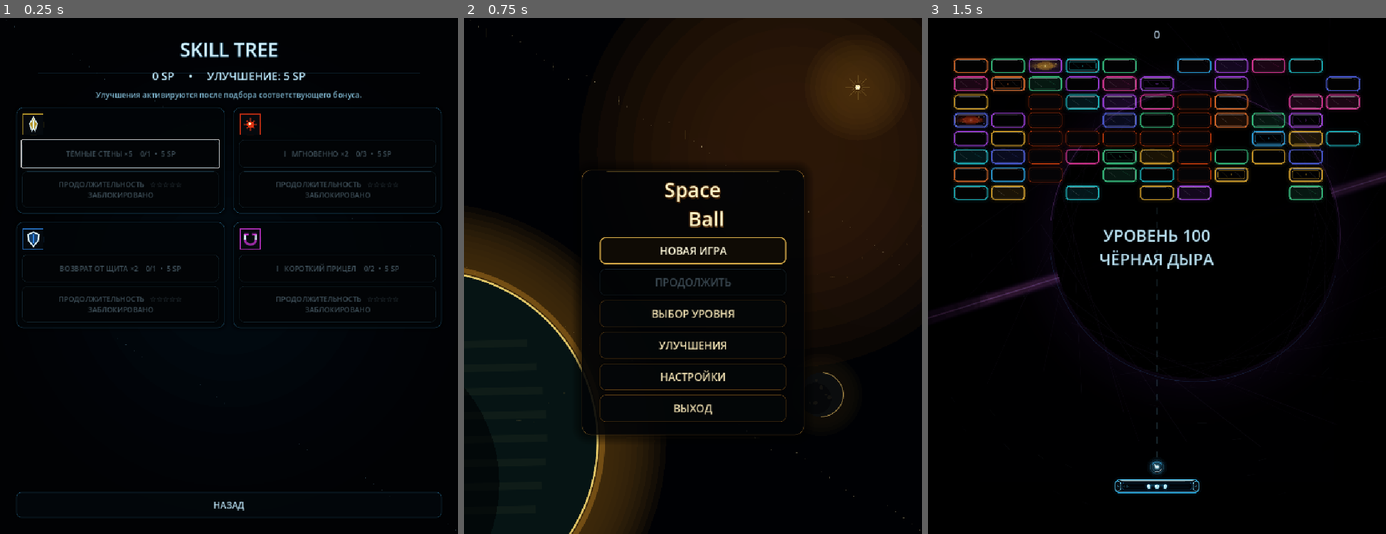
Above: before the commit, frames 1-3 (left to right).
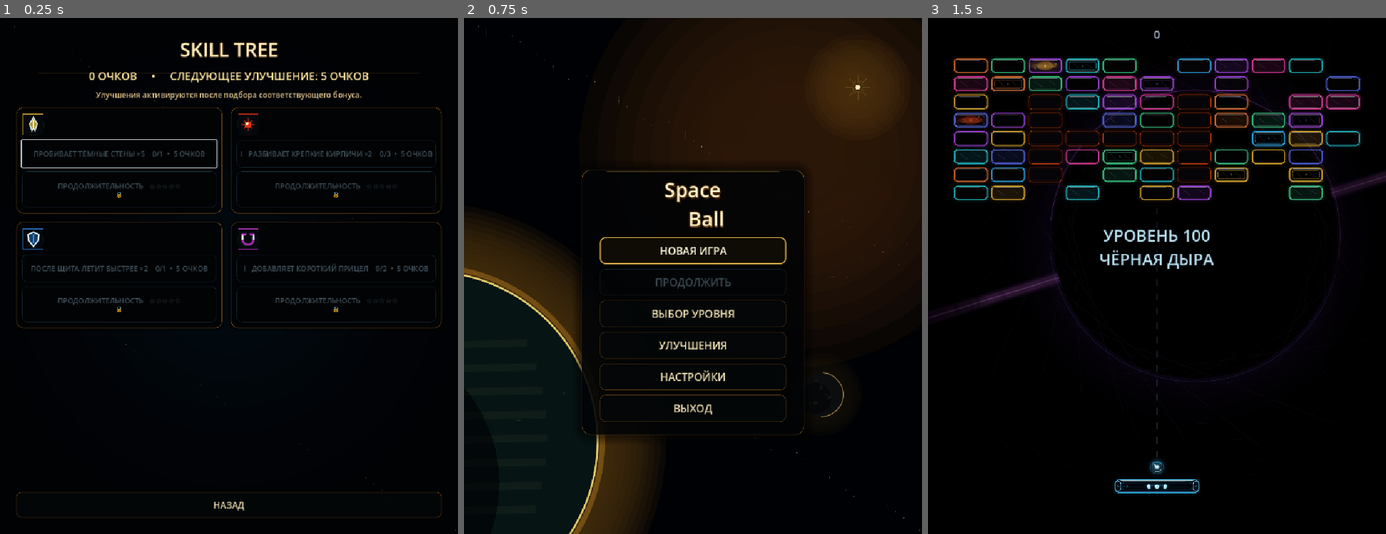
Above: after the commit, the same moments.

Repository: Ardarik421/arkanoid
Game: Godot game, scene res://scenes/skill_tree.tscn
The game is run twice, just before and just after one commit, with the same random seed, the same clock (stepped at 60 frames per second) and the same inputs. This scene is started directly instead of the project's main scene. Sound files missing from this copy of the repository are replaced by a short silence.
Inputs:
- Up to frame 1 (0.25 s): no input
- Up to frame 2 (0.75 s): click "НАЗАД" at 0.5 s
- Up to frame 3 (1.5 s): click "НОВАЯ ИГРА" at 1.25 s

The runs differ from the first frame. In frame 1, 4.0% of the frame differs, in the area x 3-100%, y 1-100%; in frame 2, nothing differs; in frame 3, nothing differs.

Commit message:
Make bonus upgrades clearer and friendlier

Diff:
--- a/scenes/skill_tree.gd
+++ b/scenes/skill_tree.gd
@@ -28,21 +28,21 @@
 		var x := float((i * 173 + 47) % int(viewport_size.x))
 		var y := float((i * 97 + 31) % int(viewport_size.y))
 		var twinkle := 0.5 + 0.5 * sin(animation_time * 0.55 + float(i) * 1.37)
-		draw_circle(Vector2(x, y), 0.7 + float(i % 3) * 0.3, Color(0.58, 0.86, 1.0, 0.08 + twinkle * 0.22))
+		draw_circle(Vector2(x, y), 0.7 + float(i % 3) * 0.3, Color(1.0, 0.82, 0.42, 0.08 + twinkle * 0.22))
 	var center := viewport_size * 0.5
 	for i in range(7, 0, -1):
 		draw_circle(center, 110.0 + float(i) * 55.0, Color(0.04, 0.24, 0.38, 0.004 + float(8 - i) * 0.004))
-	draw_line(Vector2(80, 116), Vector2(viewport_size.x - 80, 116), Color(0.28, 0.76, 1.0, 0.12 + pulse * 0.05), 1.0)
+	draw_line(Vector2(80, 116), Vector2(viewport_size.x - 80, 116), Color(0.92, 0.62, 0.16, 0.12 + pulse * 0.05), 1.0)
 
 func _setup_style():
 	$Margin/VBox/Title.add_theme_font_size_override("font_size", 40)
-	$Margin/VBox/Title.add_theme_color_override("font_color", Color(0.84, 0.96, 1.0))
-	$Margin/VBox/Title.add_theme_color_override("font_outline_color", Color(0.02, 0.20, 0.31, 0.95))
+	$Margin/VBox/Title.add_theme_color_override("font_color", Color(1.0, 0.94, 0.74))
+	$Margin/VBox/Title.add_theme_color_override("font_outline_color", Color(0.25, 0.12, 0.015, 0.95))
 	$Margin/VBox/Title.add_theme_constant_override("outline_size", 5)
 	sp_label.add_theme_font_size_override("font_size", 23)
-	sp_label.add_theme_color_override("font_color", Color(0.74, 0.92, 1.0))
+	sp_label.add_theme_color_override("font_color", Color(1.0, 0.90, 0.62))
 	status_label.add_theme_font_size_override("font_size", 16)
-	status_label.add_theme_color_override("font_color", Color(0.50, 0.72, 0.82))
+	status_label.add_theme_color_override("font_color", Color(0.90, 0.78, 0.56))
 	for branch in $Margin/VBox/Branches.get_children():
 		branch.add_theme_stylebox_override("panel", _make_card_style())
 		var content: VBoxContainer = branch.get_node("Content")
@@ -58,8 +58,8 @@
 
 func _make_card_style() -> StyleBoxFlat:
 	var style := StyleBoxFlat.new()
-	style.bg_color = Color(0.006, 0.020, 0.032, 0.88)
-	style.border_color = Color(0.20, 0.58, 0.78, 0.30)
+	style.bg_color = Color(0.007, 0.012, 0.018, 0.92)
+	style.border_color = Color(0.82, 0.54, 0.14, 0.38)
 	style.set_border_width_all(1)
 	style.set_corner_radius_all(14)
 	style.content_margin_left = 12.0
@@ -98,21 +98,21 @@
 		button.add_theme_stylebox_override("disabled", _make_button_style(Color(0.10, 0.20, 0.25, 0.42), Color(0.008, 0.016, 0.024, 0.80), 1))
 
 func _style_back_button(button: Button):
-	button.add_theme_color_override("font_color", Color(0.72, 0.87, 0.94))
-	button.add_theme_stylebox_override("normal", _make_button_style(Color(0.18, 0.50, 0.68, 0.38), Color(0.012, 0.035, 0.052, 0.72), 1))
-	button.add_theme_stylebox_override("hover", _make_button_style(Color(0.38, 0.84, 1.0, 0.88), Color(0.020, 0.075, 0.105, 0.90), 2))
-	button.add_theme_stylebox_override("focus", _make_button_style(Color(0.46, 0.88, 1.0, 0.96), Color(0.018, 0.062, 0.090, 0.92), 2))
+	button.add_theme_color_override("font_color", Color(0.92, 0.86, 0.68))
+	button.add_theme_stylebox_override("normal", _make_button_style(Color(0.58, 0.38, 0.12, 0.42), Color(0.018, 0.028, 0.035, 0.78), 1))
+	button.add_theme_stylebox_override("hover", _make_button_style(Color(1.0, 0.72, 0.24, 0.90), Color(0.075, 0.055, 0.025, 0.92), 2))
+	button.add_theme_stylebox_override("focus", _make_button_style(Color(1.0, 0.80, 0.34, 0.96), Color(0.065, 0.045, 0.020, 0.92), 2))
 
 func _node(branch: String, node_name: String) -> Button:
 	return get_node("Margin/VBox/Branches/%s/Content/%s" % [branch, node_name]) as Button
 
 func _refresh():
-	sp_label.text = "%d SP     •     УЛУЧШЕНИЕ: %d SP" % [SaveManager.skill_points, SaveManager.SKILL_COST]
-	_set_gameplay_button(_node("Piercing", "Gameplay"), SaveManager.piercing_gameplay, 1, "ТЁМНЫЕ СТЕНЫ ×5")
+	sp_label.text = "%d %s     •     СЛЕДУЮЩЕЕ УЛУЧШЕНИЕ: %d %s" % [SaveManager.skill_points, _points_word(SaveManager.skill_points), SaveManager.SKILL_COST, _points_word(SaveManager.SKILL_COST)]
+	_set_gameplay_button(_node("Piercing", "Gameplay"), SaveManager.piercing_gameplay, 1, "ПРОБИВАЕТ ТЁМНЫЕ СТЕНЫ ×5")
 	_set_duration_button(_node("Piercing", "Duration"), SaveManager.piercing_duration, SaveManager.piercing_gameplay >= 1)
 	_set_gameplay_button(_node("Explosive", "Gameplay"), SaveManager.explosive_gameplay, 3, _explosive_text())
 	_set_duration_button(_node("Explosive", "Duration"), SaveManager.explosive_duration, SaveManager.explosive_gameplay >= 3)
-	_set_gameplay_button(_node("Shield", "Gameplay"), SaveManager.shield_gameplay, 1, "ВОЗВРАТ ОТ ЩИТА ×2")
+	_set_gameplay_button(_node("Shield", "Gameplay"), SaveManager.shield_gameplay, 1, "ПОСЛЕ ЩИТА ЛЕТИТ БЫСТРЕЕ ×2")
 	_set_duration_button(_node("Shield", "Duration"), SaveManager.shield_duration, SaveManager.shield_gameplay >= 1)
 	_set_gameplay_button(_node("Magnet", "Gameplay"), SaveManager.magnet_gameplay, 2, _magnet_text())
 	_set_duration_button(_node("Magnet", "Duration"), SaveManager.magnet_duration, SaveManager.magnet_gameplay >= 2)
@@ -121,7 +121,7 @@
 	var complete := rank >= max_rank
 	var affordable := SaveManager.can_afford_skill()
 	button.disabled = complete or not affordable
-	button.text = description + ("    ✓" if complete else "    %d/%d  •  5 SP" % [rank, max_rank])
+	button.text = description + ("    ✓" if complete else "    %d/%d  •  5 ОЧКОВ" % [rank, max_rank])
 	_apply_node_style(button, complete, affordable and not complete)
 
 func _set_duration_button(button: Button, rank: int, prerequisite_met: bool):
@@ -134,25 +134,36 @@
 	if complete:
 		button.text = "ПРОДОЛЖИТЕЛЬНОСТЬ   %s\n+%.1f сек   ✓" % [stars, rank * 0.5]
 	elif prerequisite_met:
-		button.text = "ПРОДОЛЖИТЕЛЬНОСТЬ   %s\n+%.1f → +%.1f сек   •   5 SP" % [stars, rank * 0.5, (rank + 1) * 0.5]
+		button.text = "ПРОДОЛЖИТЕЛЬНОСТЬ   %s\n+%.1f → +%.1f сек   •   5 ОЧКОВ" % [stars, rank * 0.5, (rank + 1) * 0.5]
 	else:
-		button.text = "ПРОДОЛЖИТЕЛЬНОСТЬ   %s\nЗАБЛОКИРОВАНО" % stars
+		button.text = "ПРОДОЛЖИТЕЛЬНОСТЬ   %s\n🔒" % stars
 	_apply_node_style(button, complete, available)
 
 func _explosive_text() -> String:
 	match SaveManager.explosive_gameplay:
-		0: return "I   МГНОВЕННО ×2"
-		1: return "II  МГНОВЕННО ×3"
-		_: return "III МГНОВЕННО ×5"
+		0: return "I   РАЗБИВАЕТ КРЕПКИЕ КИРПИЧИ ×2"
+		1: return "II  РАЗБИВАЕТ ОЧЕНЬ КРЕПКИЕ КИРПИЧИ ×3"
+		_: return "III РАЗБИВАЕТ САМЫЕ КРЕПКИЕ КИРПИЧИ ×5"
 
 func _magnet_text() -> String:
 	if SaveManager.magnet_gameplay == 0:
-		return "I   КОРОТКИЙ ПРИЦЕЛ"
-	return "II  ДАЛЬНИЙ ПРИЦЕЛ"
+		return "I   ДОБАВЛЯЕТ КОРОТКИЙ ПРИЦЕЛ"
+	return "II  ДОБАВЛЯЕТ ПОЛНЫЙ ПРИЦЕЛ"
+
+func _points_word(value: int) -> String:
+	var mod100: int = value % 100
+	var mod10: int = value % 10
+	if mod100 >= 11 and mod100 <= 14:
+		return "ОЧКОВ"
+	if mod10 == 1:
+		return "ОЧКО"
+	if mod10 >= 2 and mod10 <= 4:
+		return "ОЧКА"
+	return "ОЧКОВ"
 
 func _purchase(callable: Callable, success_text: String):
 	if callable.call(): status_label.text = success_text
-	else: status_label.text = "Улучшение сейчас недоступно."
+	else: status_label.text = "Улучшение сейчас недоступно"
 	_refresh()
 
 func _on_piercing_gameplay_pressed(): _purchase(SaveManager.purchase_piercing_gameplay, "PIERCING улучшен.")
